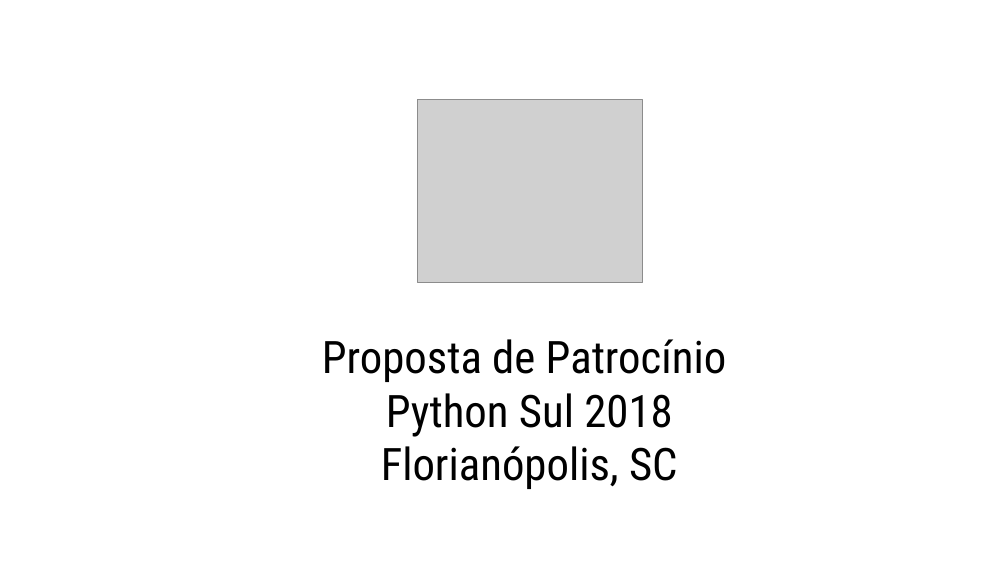
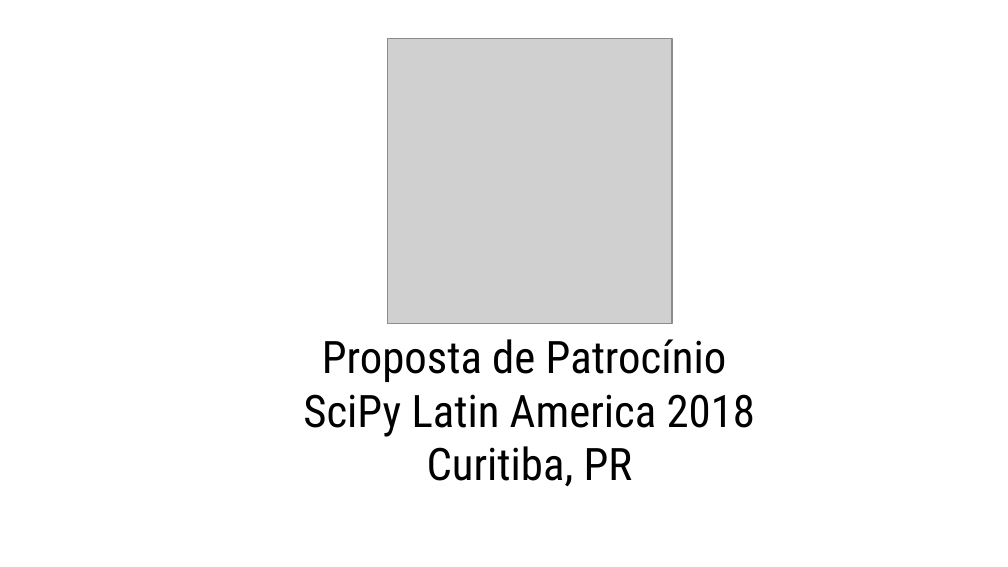
Before and after one commit to scipy-latinamerica/scipyla2018, a slide deck: slide 1 of docs/Proposta-de-Patrocinio-SciPyLA-2018.odp. Drawn at 1008x567 pixels with LibreOffice and Linux fonts; fonts in the diff are those of the drawing; grey boxes stand for pictures. Boxes give left, top, right and bottom in pixels: in the first picture for what was removed or moved away, otherwise in the second. Text is boxed around its words. In the diff, an @@ line names an element or a change of style, - is before the commit and + after.

```diff
--- a/docs/Proposta-de-Patrocinio-SciPyLA-2018.odp
+++ b/docs/Proposta-de-Patrocinio-SciPyLA-2018.odp
@@ picture: place and size @@
-picture at box(417, 100, 642, 283)
+picture at box(387, 38, 672, 324)
@@ text at box(303, 394, 755, 486): text changed @@
-Python Sul 2018
-Florianópolis, SC
+SciPy Latin America 2018
+Curitiba, PR
```
Also in this commit, not shown: 5 other slides changed.
